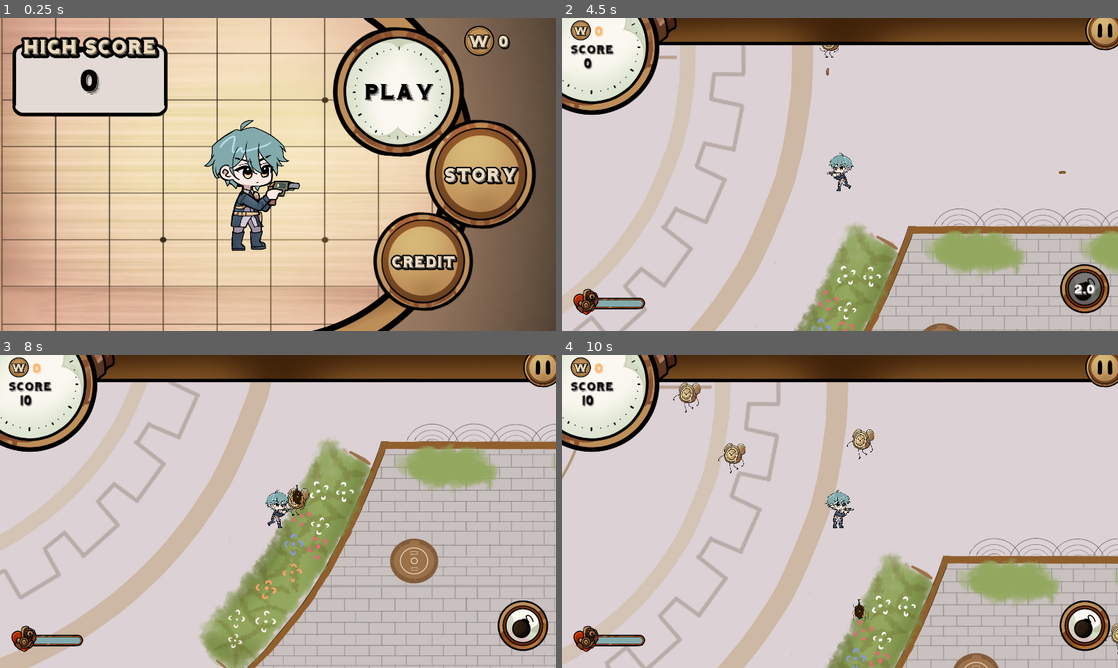
Above: before the commit, frames 1-4 (two rows, left to right).
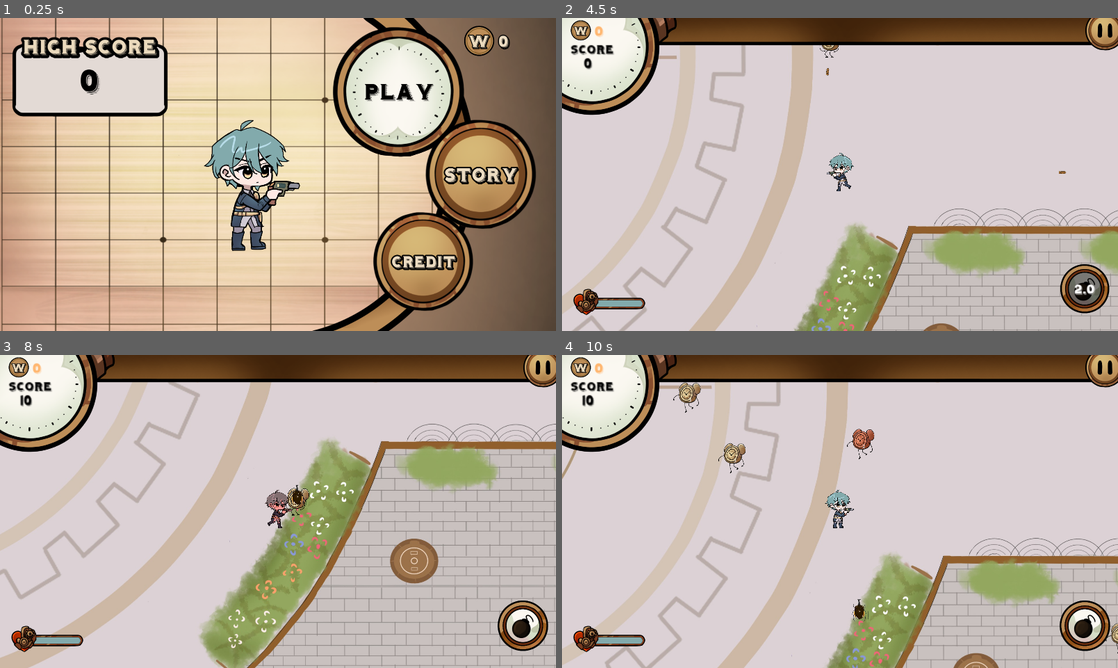
Above: after the commit, the same moments.

Repository: deutandev/survival-shooter
Game: Godot game, scene res://environment/main_menu/mainMenu.tscn
Two runs of this game, one before a commit and one after it. Both use one fixed random seed, a clock stepped at 60 frames per second and the inputs below. Sound files missing from this copy of the repository are replaced by a short silence.
Inputs (mouse positions are in pixels of both pictures, inside the frame that each line leads up to):
- Up to frame 1 (0.25 s): no input
- Up to frame 2 (4.5 s): click "Play" at 0.5 s; click "Play" at 1.25 s; click "Story" at 2 s; tap Enter at 2.75 s; move the mouse to (962, 158) at 2.77 s; press the mouse at (962, 158) at 2.78 s; hold D (move_right) 2.78-3.5 s; release the mouse at (962, 158) at 3.5 s; drag from (728, 190) to (851, 171) at 3.52 s; move the mouse to (895, 105) at 4.27 s; hold D (move_right) from 4.28 s (still down); hold Shift from 4.28 s (still down)
- Up to frame 3 (8 s): release D (move_right) at 5 s; release Shift at 5 s; drag from (250, 574) to (278, 511) at 5.02 s; move the mouse to (444, 558) at 5.77 s; hold A (move_left) 5.78-6.5 s; tap Z at 5.85 s; drag from (111, 464) to (316, 401) at 6.52 s; move the mouse to (305, 511) at 7.27 s; hold S (move_down) from 7.28 s (still down); tap Tab at 7.35 s; click (305, 511) at 7.42 s
- Up to frame 4 (10 s): release S (move_down) at 8 s; drag from (756, 433) to (856, 492) at 8.02 s; move the mouse to (962, 495) at 8.77 s; hold W (move_up) 8.78-9.5 s; tap V at 8.85 s; drag from (728, 527) to (867, 430) at 9.52 s

Frames 1-2 are identical in both runs. In frame 3, 0.2% of the frame differs, in the area x 47-53%, y 43-56%; in frame 4, 0.2%.

Commit message:
add hurt flicker fx

Diff:
--- a/characters/enemies/enemy.gd
+++ b/characters/enemies/enemy.gd
@@ -75,8 +75,18 @@
 	var reduced_damage = max(base_damage - defense, MIN_DAMAGE_TAKEN)
 	current_health -= reduced_damage
 	_update_health_display()
+	#$AnimationPlayer.play("hurt")
+	flash_hurt()
 	if current_health <= 0:
 		die()
+
+
+func flash_hurt():
+	var sprite = $MobSprite
+	var tween = create_tween()
+	tween.tween_property(sprite, "modulate", Color(1, 0.3, 0.3), 0.1)
+	tween.tween_property(sprite, "modulate", Color(1, 1, 1), 0.1)
+
 
 func die():
 	if is_dead:
--- a/characters/enemies/enemy.tscn
+++ b/characters/enemies/enemy.tscn
@@ -32,6 +32,18 @@
 "update": 1,
 "values": [0]
 }
+tracks/1/type = "value"
+tracks/1/imported = false
+tracks/1/enabled = true
+tracks/1/path = NodePath("MobSprite:modulate")
+tracks/1/interp = 1
+tracks/1/loop_wrap = true
+tracks/1/keys = {
+"times": PackedFloat32Array(0),
+"transitions": PackedFloat32Array(1),
+"update": 0,
+"values": [Color(1, 1, 1, 1)]
+}
 
 [sub_resource type="Animation" id="Animation_3h6a4"]
 resource_name = "walk"
@@ -50,9 +62,27 @@
 "values": [0, 1, 2]
 }
 
+[sub_resource type="Animation" id="Animation_yhmxs"]
+resource_name = "hurt"
+length = 0.6
+loop_mode = 1
+tracks/0/type = "value"
+tracks/0/imported = false
+tracks/0/enabled = true
+tracks/0/path = NodePath("MobSprite:modulate")
+tracks/0/interp = 1
+tracks/0/loop_wrap = true
+tracks/0/keys = {
+"times": PackedFloat32Array(0, 0.2, 0.4, 0.6),
+"transitions": PackedFloat32Array(1, 1, 1, 1),
+"update": 0,
+"values": [Color(1, 1, 1, 1), Color(1, 0.260006, 0.200835, 1), Color(1, 1, 1, 1), Color(1, 0.260006, 0.200835, 1)]
+}
+
 [sub_resource type="AnimationLibrary" id="AnimationLibrary_xslqa"]
 _data = {
 &"RESET": SubResource("Animation_xslqa"),
+&"hurt": SubResource("Animation_yhmxs"),
 &"walk": SubResource("Animation_3h6a4")
 }
 
--- a/characters/player/hurt_manager.gd
+++ b/characters/player/hurt_manager.gd
@@ -41,6 +41,15 @@
 	if body.is_in_group("enemy"):
 		apply_damage(body)
 		hurt_timer.start()
+		flash_hurt()
+
+
+func flash_hurt():
+	var sprite = get_parent()
+	var tween = create_tween()
+	tween.tween_property(sprite, "modulate", Color(1, 0.3, 0.3), 0.1)
+	tween.tween_property(sprite, "modulate", Color(1, 1, 1), 0.1)
+
 
 func _on_hurt_timer_timeout() -> void:
 	is_collide_enemy()
--- a/characters/player/player.gd
+++ b/characters/player/player.gd
@@ -60,7 +60,7 @@
 		player_animation.play("idle")
 
 
-func _physics_process(_delta: float) -> void:
+func _physics_process(delta: float) -> void:
 	get_input()
 	move_and_slide()
 	if Input.is_action_just_pressed("interact"):
--- a/environment/map.gd
+++ b/environment/map.gd
@@ -4,6 +4,7 @@
 @onready var regular_pool = $RegularPool
 @onready var tank_pool = $TankPool
 @onready var vanguard_pool = $VanguardPool
+@onready var school_pool = $SchoolPool
 
 # Mob spawn weights (higher = more common)
 @export var mob_weights: Dictionary = {
Not shown: 1 places in characters/enemies/enemy.tscn that only renumber resources
